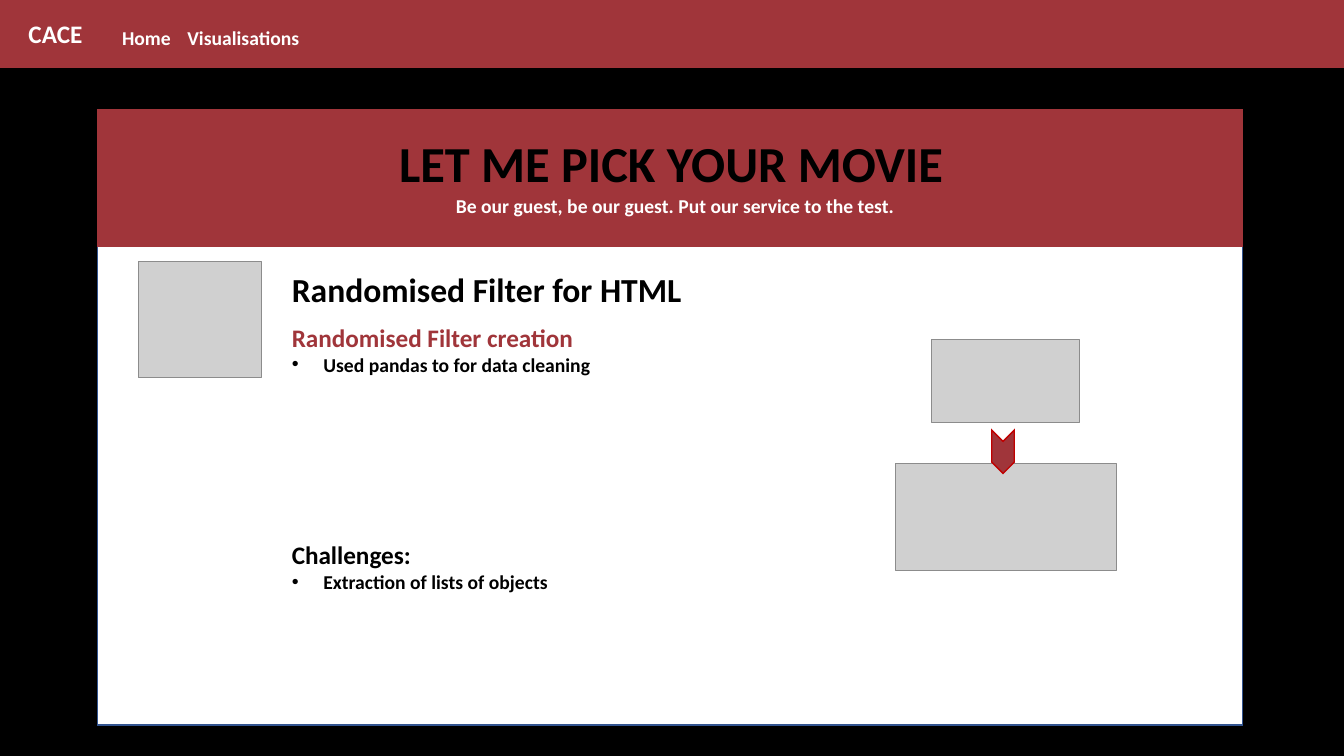
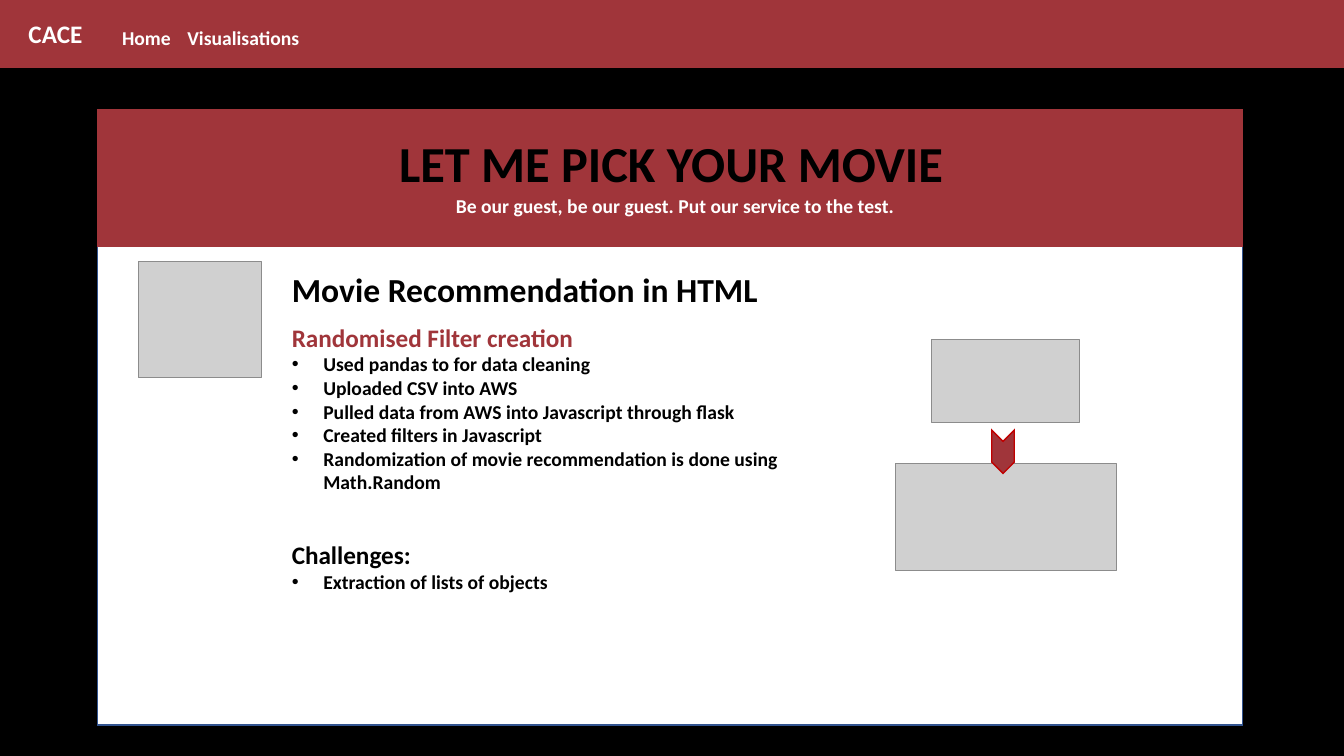
Before and after one commit to CarmenK2/Movie_Pick, a slide deck: slide 8 of Presentation/MoviePick.pptx. Drawn at 1344x756 pixels with LibreOffice and Linux fonts; fonts in the diff are those of the drawing; grey boxes stand for pictures. Boxes give left, top, right and bottom in pixels: in the first picture for what was removed or moved away, otherwise in the second. Text is boxed around its words. In the diff, an @@ line names an element or a change of style, - is before the commit and + after.

```diff
--- a/Presentation/MoviePick.pptx
+++ b/Presentation/MoviePick.pptx
@@ text at box(292, 278, 757, 303): text changed @@
-Randomised Filter for HTML
+Movie Recommendation in HTML
@@ text at box(323, 381, 777, 489): paragraphs added @@
+• Uploaded CSV into AWS
+• Pulled data from AWS into Javascript through flask
+• Created filters in Javascript
+• Randomization of movie recommendation is done using Math.Random
```
Also in this commit, not shown: 1 other file.
